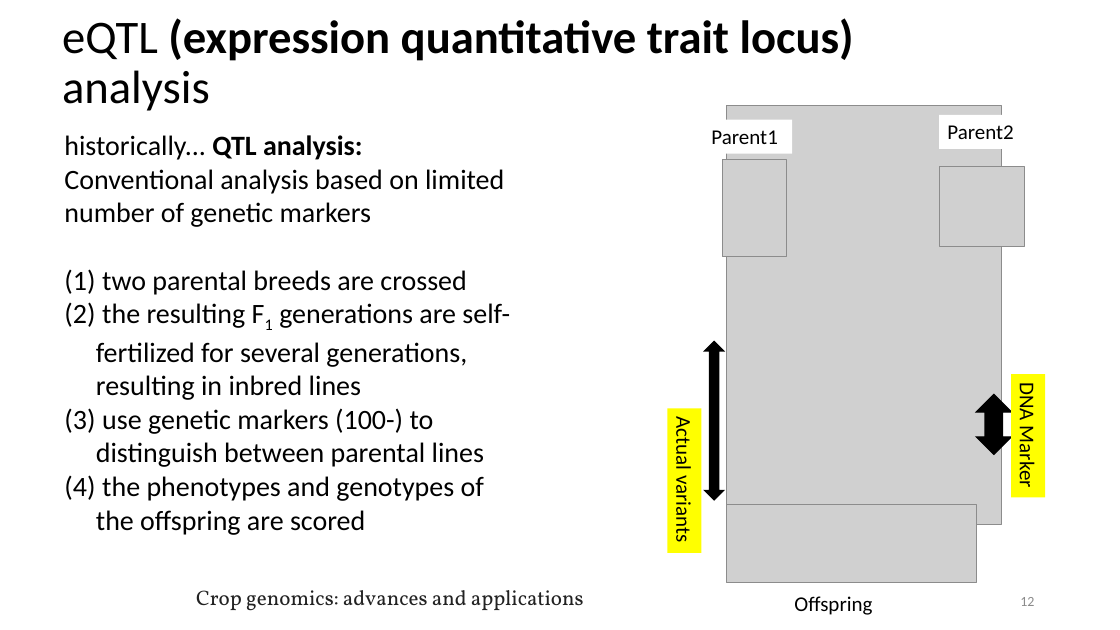
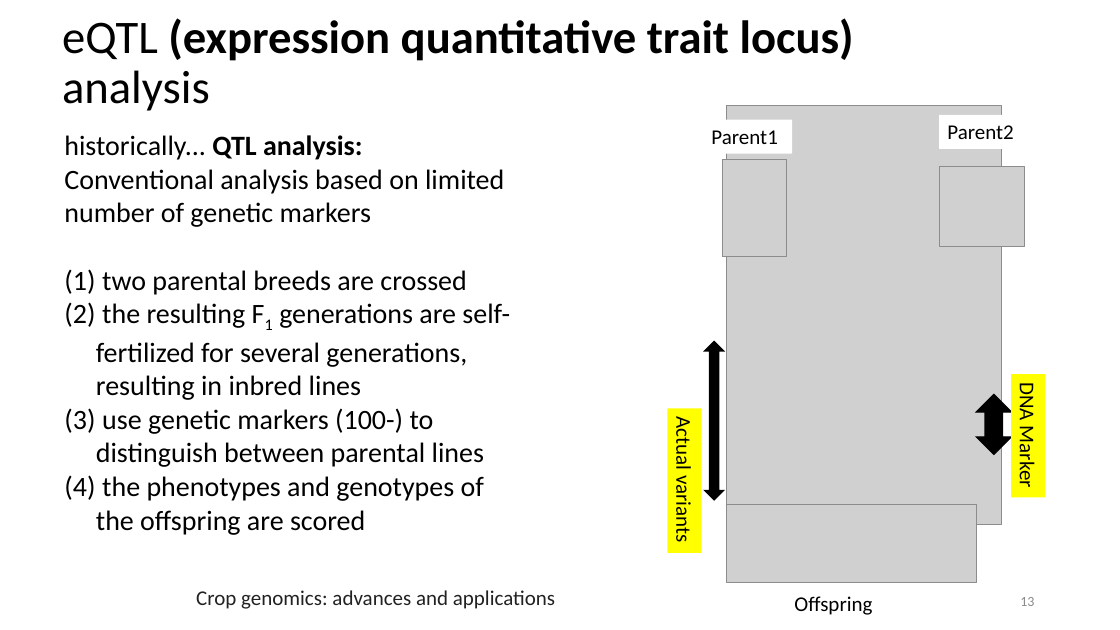
Before and after one commit to mariesaitou/Bio322, a slide deck: slide 13 of docs/assets/Bio322.2022/bio322_2022/Bio322_module2_functional_genomics3.pptx (slide 12 before the commit). Drawn at 1120x630 pixels with LibreOffice and Linux fonts; fonts in the diff are those of the drawing; grey boxes stand for pictures. Boxes give left, top, right and bottom in pixels: in the first picture for what was removed or moved away, otherwise in the second. Text is boxed around its words. In the diff, an @@ line names an element or a change of style, - is before the commit and + after.

```diff
--- a/docs/assets/Bio322.2022/bio322_2022/Bio322_module2_functional_genomics3.pptx
+++ b/docs/assets/Bio322.2022/bio322_2022/Bio322_module2_functional_genomics3.pptx
@@ text "Crop genomics: advances and applications" at box(196, 590, 555, 609): font Vollkorn to Calibri @@
```
Also in this commit, not shown: 1 other slide changed, 5 slides added, 4 slides removed, 4 other files.
